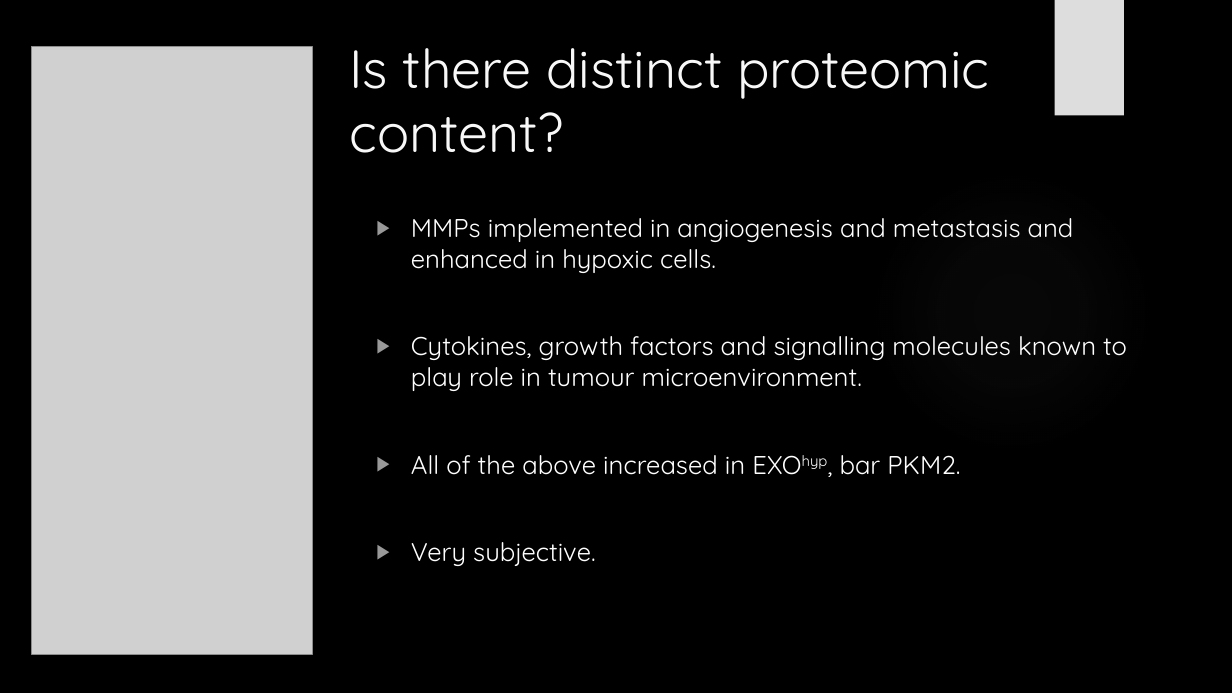
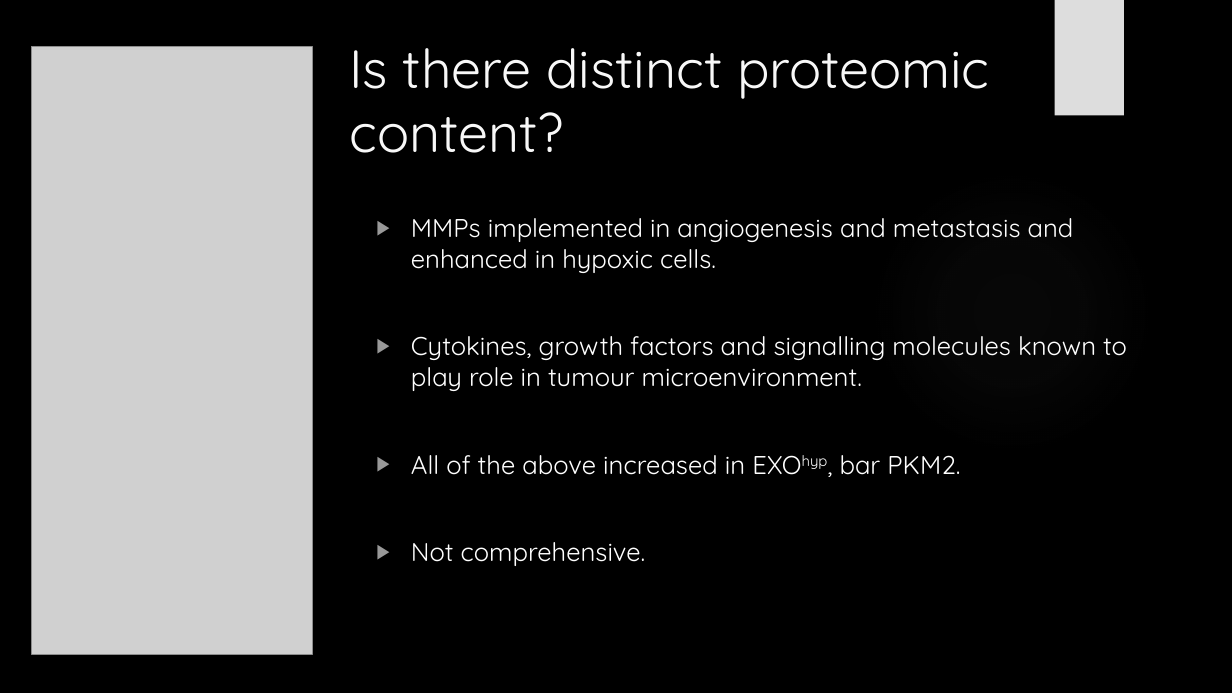
Before and after one commit to HarleyRobinson/Honours2, a slide deck: slide 10 of BackgroundInfo/JCslides.pptx (slide 11 before the commit). Drawn at 1232x693 pixels with LibreOffice and Linux fonts; fonts in the diff are those of the drawing; grey boxes stand for pictures; background and template pictures are left out. Boxes give left, top, right and bottom in pixels: in the first picture for what was removed or moved away, otherwise in the second. Text is boxed around its words. In the diff, an @@ line names an element or a change of style, - is before the commit and + after.

```diff
--- a/BackgroundInfo/JCslides.pptx
+++ b/BackgroundInfo/JCslides.pptx
@@ text at <box>411,542,646,566</box>: text changed @@
-▶ Very subjective.
+▶ Not comprehensive.
```
Also in this commit, not shown: 4 other slides changed, 1 slide added.
